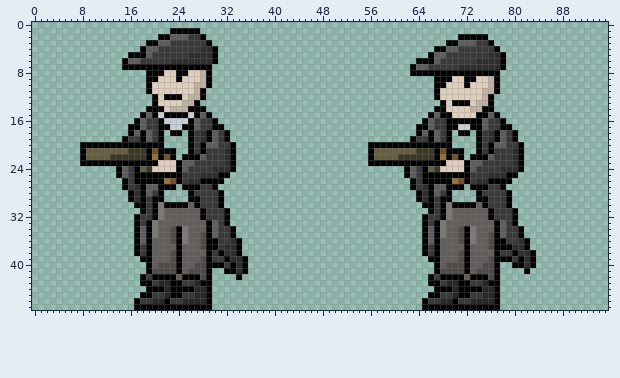
Edited in one commit: sprite sheet (Left side.png). Above is the file before it was changed.
The file is 96x48 pixels. Colours within 5 levels of each other are drawn and written as one.
After the commit:
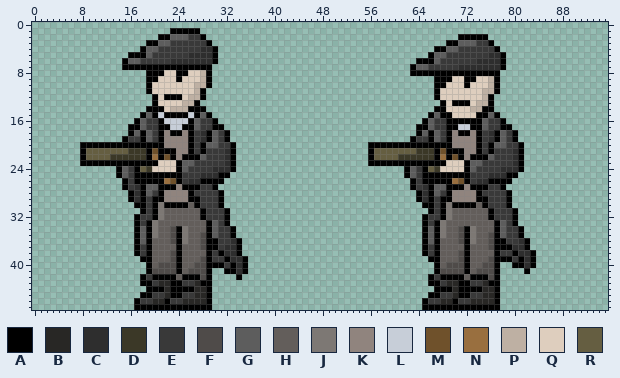
Palette (. is transparent): A #000000  B #282725  C #2e2e2e  D #3b3827  E #393939  F #4f4b49  G #5d5d5d  H #635e5b  J #7d7874  K #90847e  L #c7ced8  M #6f512b  N #996f3f  P #beb0a3  Q #decebe  R #655e41
Changes in this commit:
Colour K is added in row 18 at x 22, 25, 70 and 73; in rows 19 to 20 at x 22 to 25 and 70 to 73; in row 21 at x 24 to 25 and 72 to 73; in row 22 at x 24 and 72; in row 27 at x 24 and 72; in rows 28 to 29 at x 22 to 25 and 70 to 73.
Where, in picture pixels (left, top, right, bottom), the same in both pictures:
added: (164, 130, 188, 160)
added: (452, 130, 476, 160)
added: (164, 184, 188, 202)
added: (452, 184, 476, 202)
